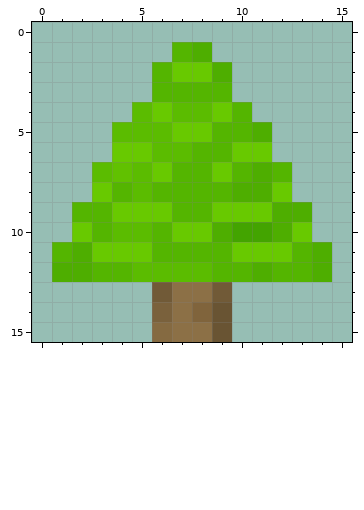
One commit to this pixel-art sprite: assets/game/tree.png. The picture above is the old version.
The file is 16x16 pixels. Colours within 5 levels of each other are drawn and written as one.
After the commit:
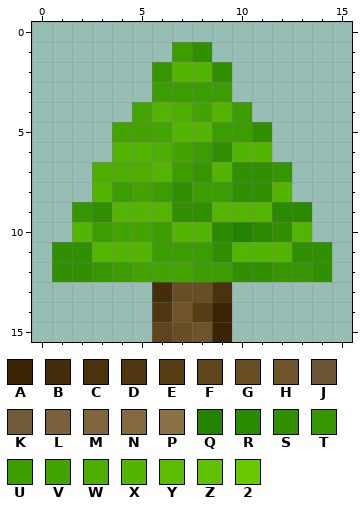
Palette (. is transparent): A #392403  B #442d0a  C #4a320d  D #503712  E #583c14  F #60451c  G #694d23  H #6f5329  J #695433  K #715a37  L #7a613c  M #80643c  N #856a41  P #8c7046  Q #238300  R #2a8a00  S #309000  T #359600  U #3c9d00  V #43a400  W #4eae00  X #54b500  Y #5bbc00  Z #61c100  2 #68c900
Changes in this commit:
Changed rows in their new state; - is an unchanged pixel.
first column x 1:
 1 ------US------
 2 -----TXXS-----
 3 -----UUUU-----
 4 ----VXWVXU----
 5 ---VVVXXUUS---
 6 ---XXWVUSXX---
 7 --WWWXUTXSST--
 8 --XUVUSUUSSX--
 9 -TSXXXSSXXXRR-
10 -XUVVUXXRQRSX-
11 SSXXXUUUSXXXSS
12 SSTUVVVUUSSTTS
13 -----BGGC-----
14 -----DHEA-----
15 -----FGHA-----
Pixel boxes of the changes (left, top, right, bottom) in both pictures:
changed: (52, 42, 332, 342)
